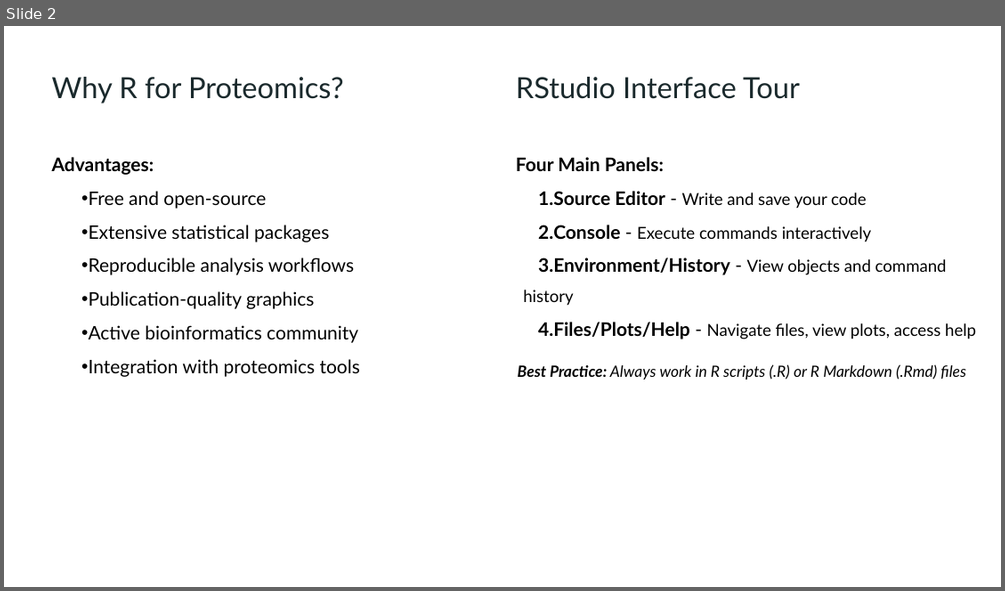
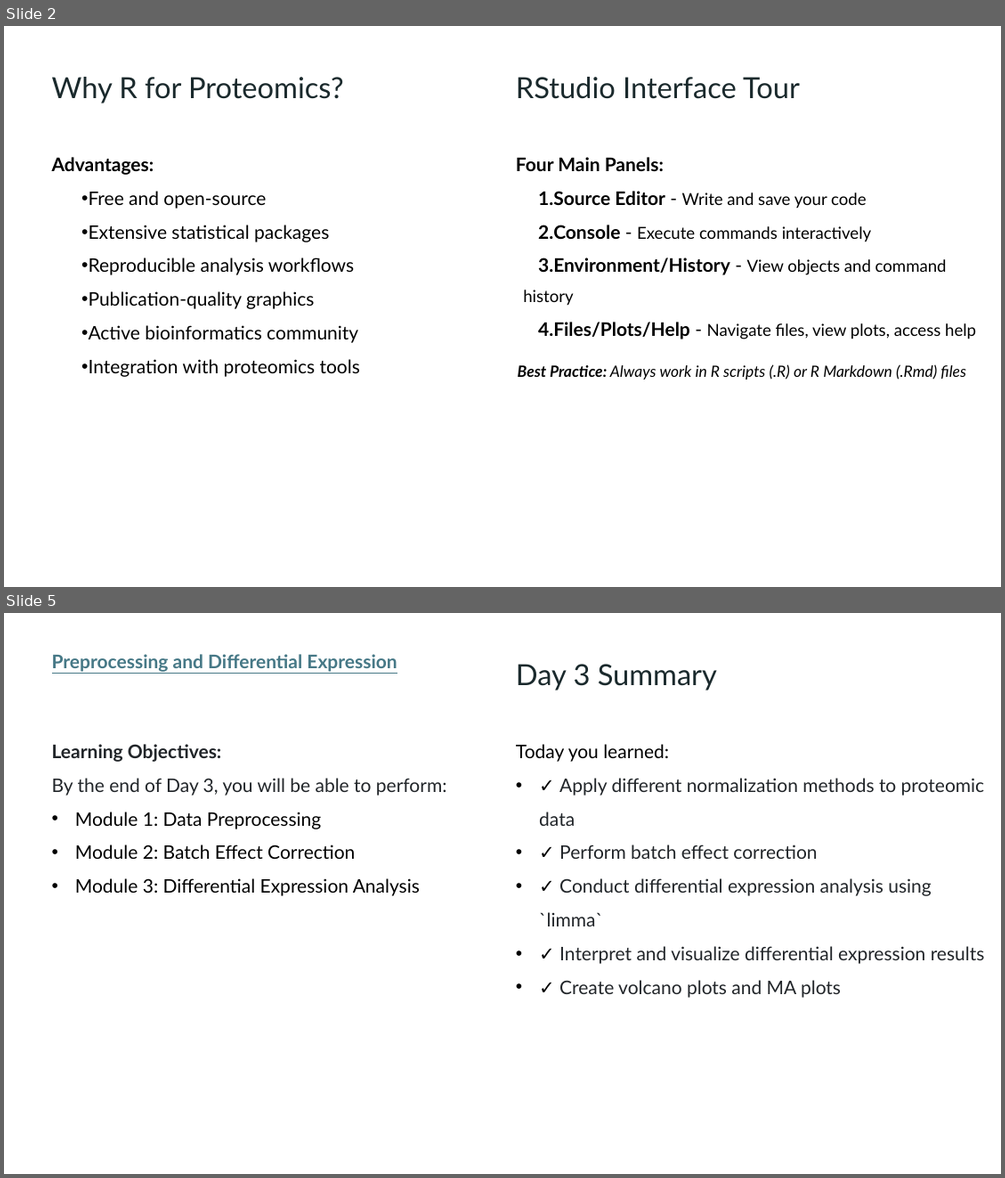
Before and after one commit to lodiag-holocron/r4proteomics, a slide deck: inst/r4proteomics_slides.pptx. Shown one above the other, each under a label of ours: slide 2 before the commit, slides 2 and 5 after it; the slides between them are not shown. The pictures are 1005x591 and 1005x1178 pixels, drawn with LibreOffice and Linux fonts; fonts in the diff are those of the drawing. Boxes give left, top, right and bottom in pixels: in the first picture for what was removed or moved away, otherwise in the second. Text is boxed around its words. In the diff, an @@ line names an element or a change of style, - is before the commit and + after.

```diff
--- a/inst/r4proteomics_slides.pptx
+++ b/inst/r4proteomics_slides.pptx
@@ slide 5 added at box(4, 613, 1001, 1174), background #FFFFFF @@
@@ text added at box(52, 654, 396, 672), 18 pt, text #467886, bold, underline @@
+Preprocessing and Differential Expression
@@ text added at box(516, 664, 717, 690), 28 pt, text #1A292C @@
+Day 3 Summary
@@ text added at box(52, 744, 447, 896), 18 pt, text #000000 @@
+Learning Objectives:
+By the end of Day 3, you will be able to perform:
+• Module 1: Data Preprocessing
+• Module 2: Batch Effect Correction
+• Module 3: Differential Expression Analysis
@@ text added at box(516, 744, 985, 997), 18 pt, text #212529 @@
+Today you learned:
+• ✓ Apply different normalization methods to proteomic data
+• ✓ Perform batch effect correction
+• ✓ Conduct differential expression analysis using `limma`
+• ✓ Interpret and visualize differential expression results
+• ✓ Create volcano plots and MA plots
```
Also in this commit, not shown: 1 slide changed, 3 other slides added, 4 slides removed, 1 other file.
